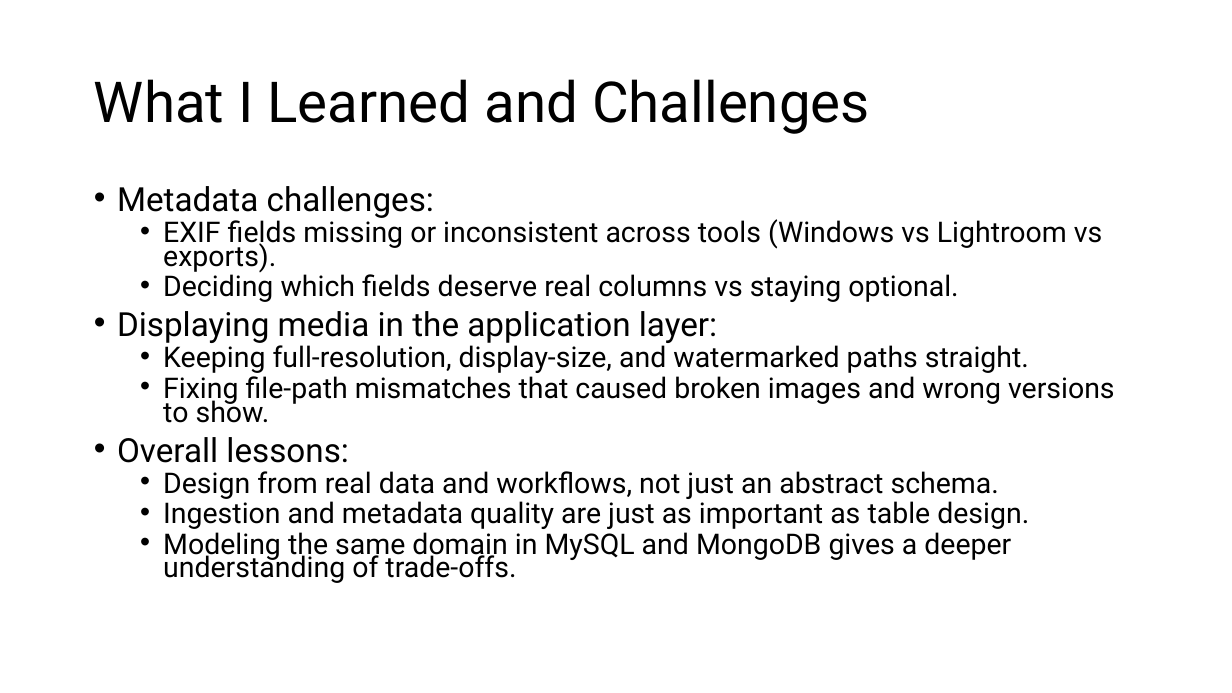
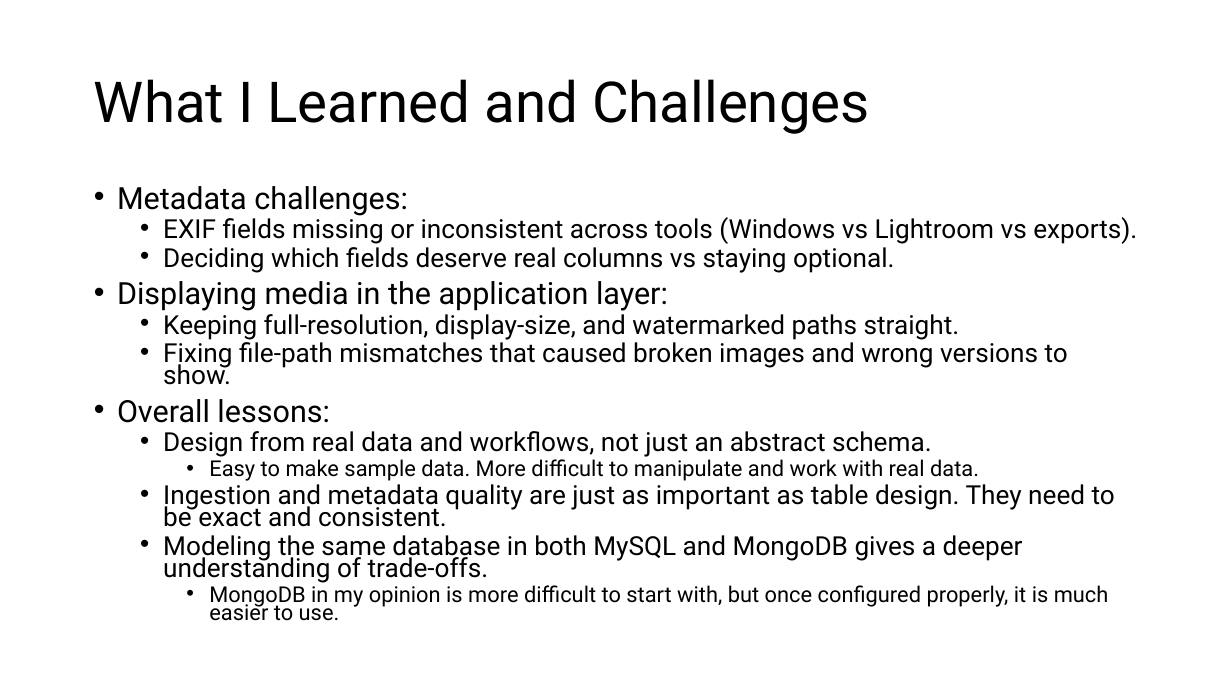
Before and after one commit to bcshort1/Database-Project, a slide deck: slide 14 of Presentation-Demo/Papi's Pictures Gallery Presentation Deck_v2_Final.pptx. Drawn at 1232x693 pixels with LibreOffice and Linux fonts; fonts in the diff are those of the drawing. Boxes give left, top, right and bottom in pixels: in the first picture for what was removed or moved away, otherwise in the second. Text is boxed around its words. In the diff, an @@ line names an element or a change of style, - is before the commit and + after.

```diff
--- a/Presentation-Demo/Papi's Pictures Gallery Presentation Deck_v2_Final.pptx
+++ b/Presentation-Demo/Papi's Pictures Gallery Presentation Deck_v2_Final.pptx
@@ text at [117, 186, 1137, 457]: size 25.9 to 23.8 pt in "Metadata challenges:", "Displaying media in the application layer:", "Overall lessons:"; size 22.2 to 20.4 pt in "EXIF fields missing or inconsistent across tools ...", "Deciding which fields deserve real columns vs ...", "Keeping full-resolution, display-size, and watermarked paths ...", "Fixing file-path mismatches that caused broken images ..." and 1 more places @@
@@ text at [163, 456, 1115, 621]: text changed; size 22.2 to 20.4 pt @@
-  • Ingestion and metadata quality are just as important as table design.
-  • Modeling the same domain in MySQL and MongoDB gives a deeper understanding of trade-offs.
+    • Easy to make sample data. More difficult to manipulate and work with real data.
+  • Ingestion and metadata quality are just as important as table design. They need to be exact and consistent.
+  • Modeling the same database in both MySQL and MongoDB gives a deeper understanding of trade-offs.
+    • MongoDB in my opinion is more difficult to start with, but once configured properly, it is much easier to use.
```
Also in this commit, not shown: 4 other slides changed, 1 slide added, 5 other files.
